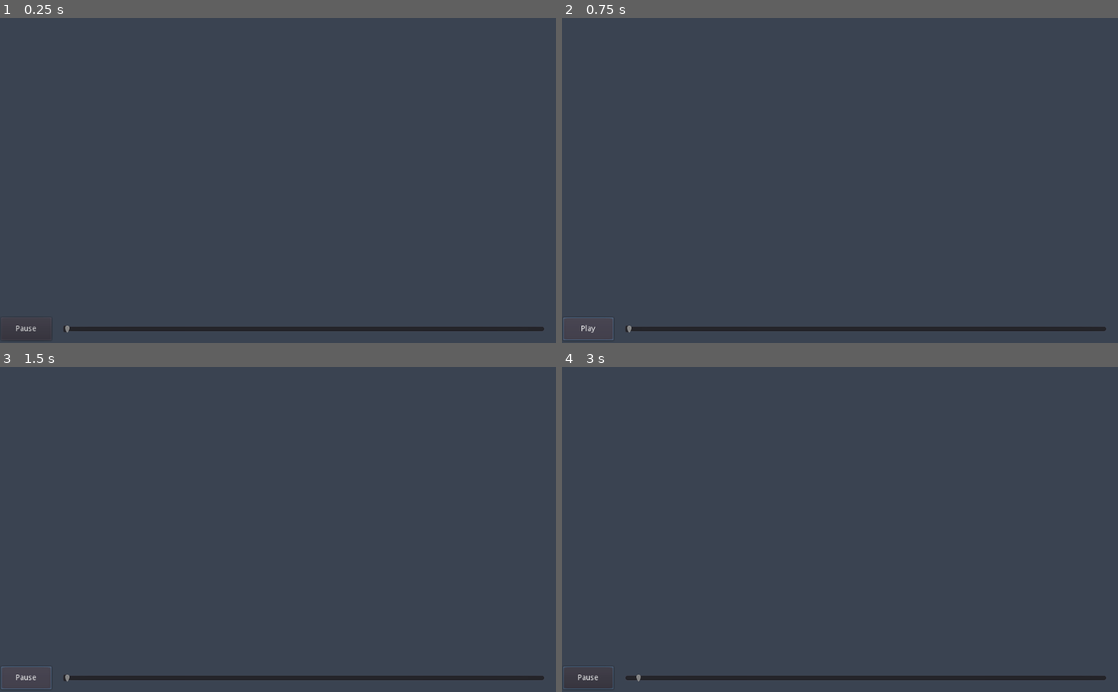
Above: before the commit, frames 1-4 (two rows, left to right).
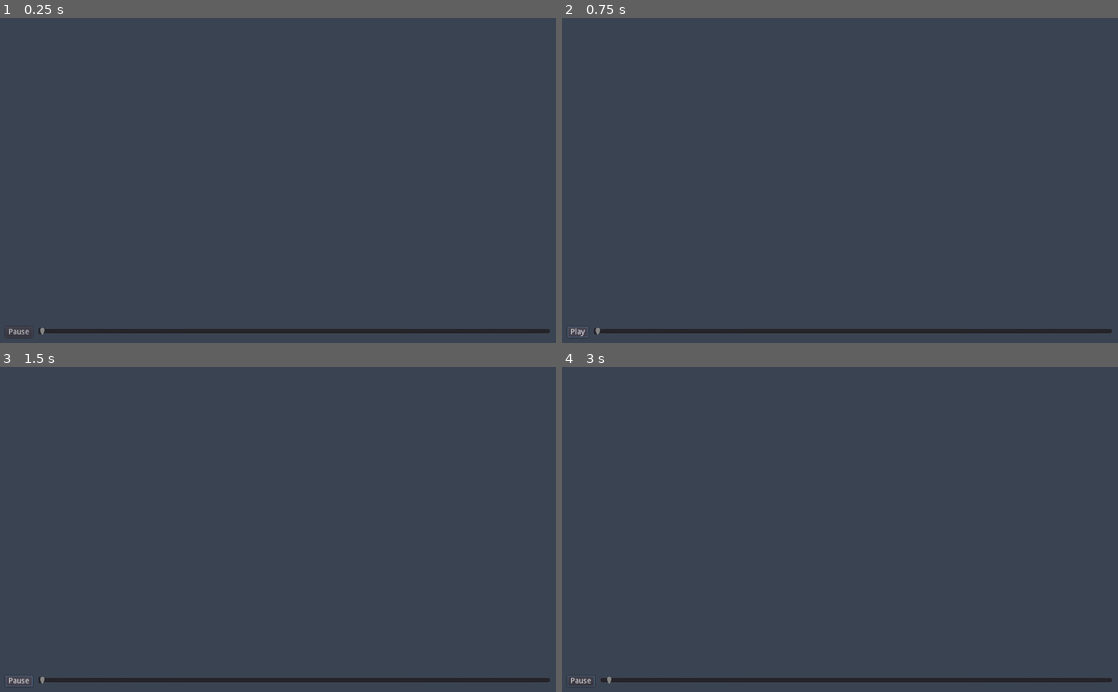
Above: after the commit, the same moments.

Repository: MechMania-27/Visualizer
Game: Godot game, scene res://Scenes/Game/Game.tscn
Same seed, same stepped clock (60 frames per second), same inputs: the game is played once before the commit and once after it. This scene is started directly instead of the project's main scene.
Inputs (mouse positions are in pixels of both pictures, inside the frame that each line leads up to):
- Up to frame 1 (0.25 s): no input
- Up to frame 2 (0.75 s): click "Pause" at 0.5 s
- Up to frame 3 (1.5 s): click "Play" at 1.25 s
- Up to frame 4 (3 s): move the mouse to (962, 513) at 2.02 s; press the mouse at (962, 513) at 2.03 s; release the mouse at (962, 513) at 2.75 s; drag from (728, 545) to (812, 594) at 2.77 s

The runs differ from the first frame. In frame 1, 1.3% of the frame differs, in the area x 1-99%, y 94-98%; in frame 2, 1.3%; in frame 3, 1.3%, in the area x 0-99%, y 92-100%; in frame 4, 1.3%.
Error before the commit: Invalid get index 'tileMap' (on base: 'Dictionary'). (res://Scenes/Game/game.gd:39)
Error after the commit: Invalid get index 'states' (on base: 'Dictionary'). (res://Scenes/Game/game.gd:25)

Commit message:
Another JSON format update. Also fixed camera bounding when zoomed

Diff:
--- a/godot/Assets/Scripts/json_translator.gd
+++ b/godot/Assets/Scripts/json_translator.gd
@@ -13,23 +13,10 @@
 ### Verification functions ###
 func valid_gamelog(gamelog: Dictionary) -> bool:
 	# Check that top-level dictionary keys are valid
-	var gamelog_keys = ["tileMap", "players", "states"]
+	var gamelog_keys = ["states"]
 	for key in gamelog_keys:
 		if not gamelog.keys().has(key):
 			return false
-
-	# Check tileMap
-	if not valid_tile_map(gamelog["tileMap"]):
-		return false
-
-	# Check players
-	if len(gamelog["players"]) != 2:
-		return false
-	for player in gamelog["players"]:
-		if not valid_player(player, gamelog["tileMap"]):
-			return false
-	if gamelog["players"][0]["name"] == gamelog["players"][1]["name"]:
-		return false
 
 	for state in gamelog["states"]:
 		if not valid_game_state(state):
--- a/godot/Scenes/Game/Game.tscn
+++ b/godot/Scenes/Game/Game.tscn
@@ -26,21 +26,45 @@
 
 [node name="HUD" type="CanvasLayer" parent="."]
 
-[node name="PlayButton" type="Button" parent="HUD"]
-margin_left = 2.0
-margin_top = 553.0
-margin_right = 95.0
-margin_bottom = 595.0
+[node name="VBoxContainer" type="VBoxContainer" parent="HUD"]
+anchor_right = 1.0
+anchor_bottom = 1.0
+margin_left = 10.0
+margin_top = 10.0
+margin_right = -10.0
+margin_bottom = -10.0
+__meta__ = {
+"_edit_use_anchors_": false
+}
+
+[node name="PlayerInfo" type="HBoxContainer" parent="HUD/VBoxContainer"]
+margin_right = 1004.0
+
+[node name="Separator" type="HBoxContainer" parent="HUD/VBoxContainer"]
+margin_top = 4.0
+margin_right = 1004.0
+margin_bottom = 556.0
+size_flags_vertical = 3
+
+[node name="Controls" type="HBoxContainer" parent="HUD/VBoxContainer"]
+margin_top = 560.0
+margin_right = 1004.0
+margin_bottom = 580.0
+custom_constants/separation = 10
+
+[node name="PlayButton" type="Button" parent="HUD/VBoxContainer/Controls"]
+margin_right = 50.0
+margin_bottom = 20.0
 text = "Pause"
 __meta__ = {
 "_edit_use_anchors_": false
 }
 
-[node name="Timeline" type="HSlider" parent="HUD"]
-margin_left = 116.0
-margin_top = 566.0
-margin_right = 1003.0
-margin_bottom = 582.0
+[node name="Timeline" type="HSlider" parent="HUD/VBoxContainer/Controls"]
+margin_left = 60.0
+margin_right = 1004.0
+margin_bottom = 16.0
+size_flags_horizontal = 3
 scrollable = false
 __meta__ = {
 "_edit_use_anchors_": false
@@ -51,4 +75,5 @@
 current = true
 script = ExtResource( 3 )
 [connection signal="timeout" from="Timer" to="." method="_on_Timer_timeout"]
-[connection signal="pressed" from="HUD/PlayButton" to="." method="_on_PlayButton_pressed"]
+[connection signal="pressed" from="HUD/VBoxContainer/Controls/PlayButton" to="." method="_on_PlayButton_pressed"]
+[connection signal="value_changed" from="HUD/VBoxContainer/Controls/Timeline" to="." method="_on_Timeline_value_changed"]
--- a/godot/Scenes/Game/camera.gd
+++ b/godot/Scenes/Game/camera.gd
@@ -28,10 +28,12 @@
 
 		# Keep camera in bounds
 		# (offset is positive going left or up)
-		var max_x = get_viewport_rect().end.x - tilemap_bounds.end.x
-		var min_x = get_viewport_rect().position.x - tilemap_bounds.position.x
-		var max_y = get_viewport_rect().end.y - tilemap_bounds.end.y
-		var min_y = get_viewport_rect().position.y - tilemap_bounds.position.y
+		# TODO: account for zoom level
+		var max_x = self.zoom.x * get_viewport_rect().end.x - tilemap_bounds.end.x
+		var min_x = self.zoom.x * get_viewport_rect().position.x - tilemap_bounds.position.x
+		var max_y = self.zoom.y * get_viewport_rect().end.y - tilemap_bounds.end.y
+		var min_y = self.zoom.y * get_viewport_rect().position.y - tilemap_bounds.position.y
+
 		if -get_offset().x > max_x:
 			self.offset.x = -max_x
 		elif -get_offset().x < min_x:
--- a/godot/Scenes/Game/game.gd
+++ b/godot/Scenes/Game/game.gd
@@ -3,40 +3,48 @@
 var is_paused: bool = false
 var cam_bounds: Rect2
 
+onready var timeline: Slider = $HUD/VBoxContainer/Controls/Timeline
+onready var play_button: Button = $HUD/VBoxContainer/Controls/PlayButton
 
 func _ready():
-	fill_tilemaps()
+	update_state(0)
 	init_ui()
-	update_state()
 	$Timer.start()
 
 
-func update_state():
-	print("Updating to state: ", $HUD/Timeline.value)
+func _input(event: InputEvent):
+	if event.is_action_pressed("cam_drag"):
+		$Timer.paused = true
+	elif event.is_action_released("cam_drag"):
+		$Timer.paused = false
 
-	if $HUD/Timeline.value >= len(Global.gamelog["states"]):
+
+func update_state(state_num: int):
+	print("Updating to state: ", state_num)
+
+	if state_num >= len(Global.gamelog["states"]):
 		return # Should never reach here if init_ui set max_value properly
 
-	var state = Global.gamelog["states"][$HUD/Timeline.value]
-	# TODO: update state
+	var state = Global.gamelog["states"][state_num]
+	fill_tilemaps(state["tileMap"], state["players"])
 
 
 func end_of_game():
 	# TODO: display some end-of-game thing
 	print("GAME OVER")
+	timeline.value = timeline.min_value # Loop for debugging
 	#get_tree().quit()
 
 
 func init_ui():
 	$Camera.tilemap_bounds = get_tilemap_bounds($Map/Base)
-	$HUD/Timeline.max_value = len(Global.gamelog["states"]) - 1
+	timeline.max_value = len(Global.gamelog["states"]) - 1
 
 
-func fill_tilemaps():
+func fill_tilemaps(map: Dictionary, players: Array):
 	var tileset = $Map/Base.tile_set
 
 	# Fill in base layer
-	var map = Global.gamelog["tileMap"]
 	for x in range(0, map["mapWidth"]):
 		for y in range(0, map["mapHeight"]):
 			$Map/Base.set_cell(x, y, map["tiles"][y][x]["type"])
@@ -46,8 +54,8 @@
 
 	# Fill in character layer
 	var init_pos = [
-		Global.gamelog["players"][0]["position"],
-		Global.gamelog["players"][1]["position"]
+		players[0]["position"],
+		players[1]["position"]
 	]
 	var p1 = tileset.find_tile_by_name("Player 1")
 	var p2 = tileset.find_tile_by_name("Player 2")
@@ -58,22 +66,25 @@
 func _on_Timer_timeout():
 	if is_paused:
 		return
-	elif $HUD/Timeline.value >= $HUD/Timeline.max_value:
+	elif timeline.value >= timeline.max_value:
 		end_of_game()
 	else:
-		$HUD/Timeline.value += 1
-		update_state()
+		timeline.value += 1
 
 
 func _on_PlayButton_pressed():
 	is_paused = not is_paused
 	if is_paused:
-		$HUD/PlayButton.text = "Play"
+		play_button.text = "Play"
 	else:
-		$HUD/PlayButton.text = "Pause"
+		play_button.text = "Pause"
 
 
 func get_tilemap_bounds(tilemap: TileMap) -> Rect2:
 	var cell_bounds = tilemap.get_used_rect()
 	var cell_to_pixel = Transform2D(Vector2(tilemap.cell_size.x * tilemap.scale.x, 0), Vector2(0, tilemap.cell_size.y * tilemap.scale.y), Vector2())
 	return Rect2(cell_to_pixel * cell_bounds.position, cell_to_pixel * cell_bounds.size)
+
+
+func _on_Timeline_value_changed(value):
+	update_state(value)
--- a/godot/Tests/inputs/gamelog_1.json
+++ b/godot/Tests/inputs/gamelog_1.json
@@ -1,28 +1,31 @@
 {
-	"tileMap": {
-		"mapHeight": 5,
-		"mapWidth": 4,
-		"tiles": [
-			[{"type": 0}, {"type": 0}, {"type": 0}, {"type": 0}],
-			[{"type": 0}, {"type": 0}, {"type": 0}, {"type": 0}],
-			[{"type": 0}, {"type": 0}, {"type": 0}, {"type": 0}],
-			[{"type": 0}, {"type": 0}, {"type": 0}, {"type": 0}],
-			[{"type": 0}, {"type": 0}, {"type": 0}, {"type": 0}]
-		]
-	},
-	"players": [
+	"states": [
 		{
-			"name": "Player 1",
-			"position": {"x": 0, "y": 0},
-			"item": {"type": 0},
-			"upgrade": 0
-		},
-		{
-			"name": "Player 2",
-			"position": {"x": 1, "y": 1},
-			"item": {"type": 0},
-			"upgrade": 0
+			"tileMap": {
+				"mapHeight": 5,
+				"mapWidth": 4,
+				"tiles": [
+					[{"type": 0}, {"type": 0}, {"type": 0}, {"type": 0}],
+					[{"type": 0}, {"type": 0}, {"type": 0}, {"type": 0}],
+					[{"type": 0}, {"type": 0}, {"type": 0}, {"type": 0}],
+					[{"type": 0}, {"type": 0}, {"type": 0}, {"type": 0}],
+					[{"type": 0}, {"type": 0}, {"type": 0}, {"type": 0}]
+				]
+			},
+			"players": [
+				{
+					"name": "Player 1",
+					"position": {"x": 0, "y": 0},
+					"item": {"type": 0},
+					"upgrade": 0
+				},
+				{
+					"name": "Player 2",
+					"position": {"x": 1, "y": 1},
+					"item": {"type": 0},
+					"upgrade": 0
+				}
+			],
 		}
-	],
-	"states": []
+	]
 }
--- a/godot/Tests/inputs/gamelog_2.json
+++ b/godot/Tests/inputs/gamelog_2.json
@@ -1,30 +1,32 @@
 {
-	"tileMap": {
-		"mapHeight": 5,
-		"mapWidth": 4,
-		"tiles": [
-			[{"type": 0}, {"type": 0}, {"type": 0}, {"type": 0}],
-			[{"type": 0}, {"type": 0}, {"type": 0}, {"type": 0}],
-			[{"type": 0}, {"type": 0}, {"type": 0}, {"type": 0}],
-			[{"type": 0}, {"type": 0}, {"type": 0}, {"type": 0}],
-			[{"type": 0}, {"type": 0}, {"type": 0}, {"type": 0}]
-		]
-	},
-	"players": [
+	"states": [
 		{
-			"name": "Player 1",
-			"position": {"x": 0, "y": 0},
-			"item": {"type": 0},
-			"upgrade": 0
+			"tileMap": {
+				"mapHeight": 5,
+				"mapWidth": 4,
+				"tiles": [
+					[{"type": 0}, {"type": 0}, {"type": 0}, {"type": 0}],
+					[{"type": 0}, {"type": 0}, {"type": 0}, {"type": 0}],
+					[{"type": 0}, {"type": 0}, {"type": 0}, {"type": 0}],
+					[{"type": 0}, {"type": 0}, {"type": 0}, {"type": 0}],
+					[{"type": 0}, {"type": 0}, {"type": 0}, {"type": 0}]
+				]
+			},
+			"players": [
+				{
+					"name": "Player 1",
+					"position": {"x": 0, "y": 0},
+					"item": {"type": 0},
+					"upgrade": 0
+				},
+				{
+					"name": "Player 2",
+					"position": {"x": 3, "y": 4},
+					"item": {"type": 0},
+					"upgrade": 0
+				}
+			],
 		},
-		{
-			"name": "Player 2",
-			"position": {"x": 3, "y": 4},
-			"item": {"type": 0},
-			"upgrade": 0
-		}
-	],
-	"states": [
 		{
 			"players": [
 				{
@@ -44,10 +46,10 @@
 				"mapHeight": 5,
 				"mapWidth": 4,
 				"tiles": [
-					[{"type": 0}, {"type": 0}, {"type": 0}, {"type": 0}],
-					[{"type": 0}, {"type": 0}, {"type": 0}, {"type": 0}],
-					[{"type": 0}, {"type": 0}, {"type": 0}, {"type": 0}],
-					[{"type": 0}, {"type": 0}, {"type": 0}, {"type": 0}],
+					[{"type": 1}, {"type": 0}, {"type": 0}, {"type": 0}],
+					[{"type": 0}, {"type": 1}, {"type": 0}, {"type": 0}],
+					[{"type": 0}, {"type": 0}, {"type": 1}, {"type": 0}],
+					[{"type": 0}, {"type": 0}, {"type": 0}, {"type": 1}],
 					[{"type": 0}, {"type": 0}, {"type": 0}, {"type": 0}]
 				]
 			}
